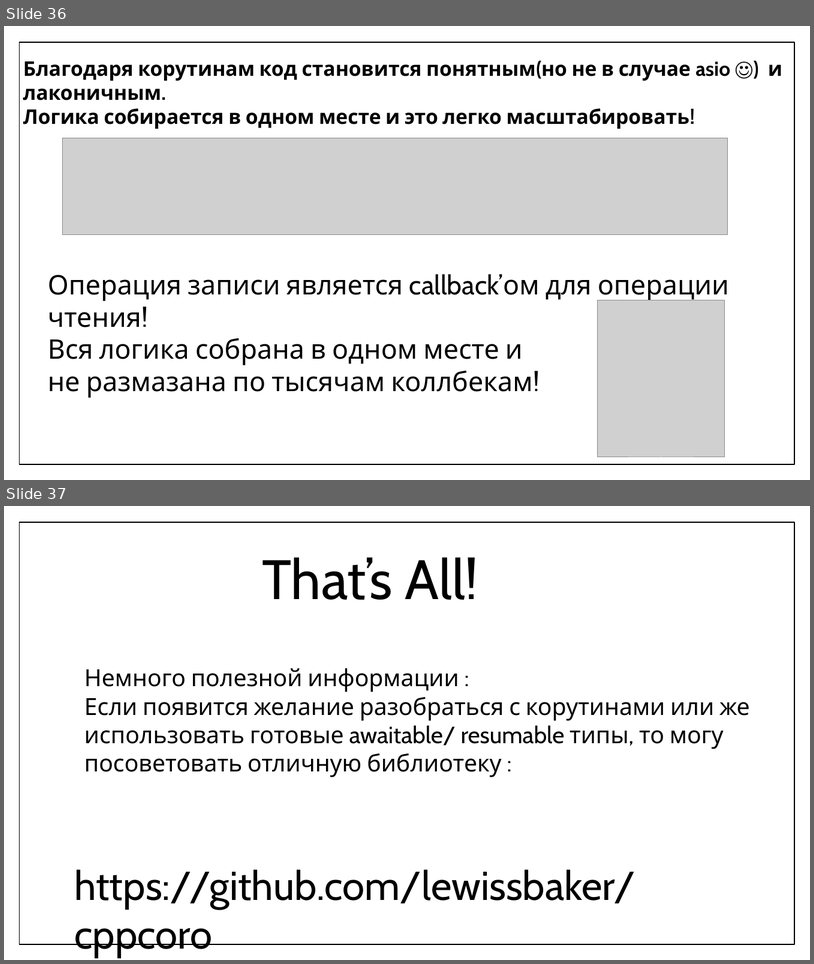
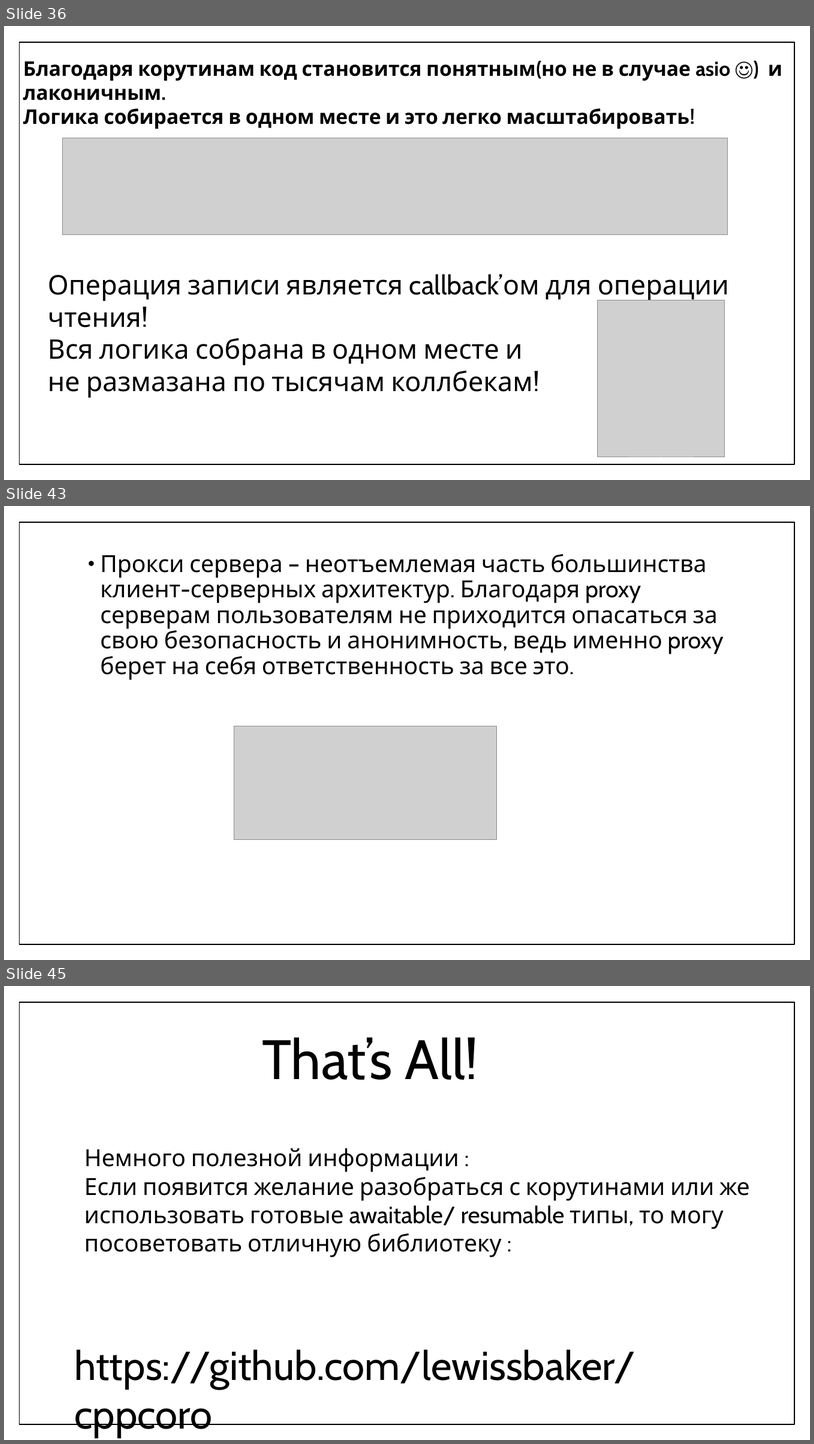
Before and after one commit to f0rmul/presentations, a slide deck: coro_present/coro.pptx. Shown one above the other, each under a label of ours: slides 36 and 37 before the commit, slides 36, 43 and 45 after it; the slides between them are not shown. The pictures are 814x964 and 814x1444 pixels, drawn with LibreOffice and Linux fonts; fonts in the diff are those of the drawing; grey boxes stand for pictures. Boxes give left, top, right and bottom in pixels: in the first picture for what was removed or moved away, otherwise in the second. Text is boxed around its words. In the diff, an @@ line names an element or a change of style, - is before the commit and + after.

```diff
--- a/coro_present/coro.pptx
+++ b/coro_present/coro.pptx
@@ slide 43 added at <box>4,506,810,960</box>, background #FFFFFF; not listed: 1 template element that a slide beside it also shows @@
@@ text added at <box>100,554,724,680</box>, 28 pt, text #000000 @@
+• Прокси сервера – неотъемлемая часть большинства клиент-серверных архитектур. Благодаря proxy серверам пользователям не приходится опасаться за свою безопасность и анонимность, ведь именно proxy берет на себя ответственность за все это.
@@ picture added at <box>234,726,497,840</box> @@
@@ what was slide 37 is now slide 45 @@
```
Also in this commit, not shown: 7 other slides added, 2 other files.
